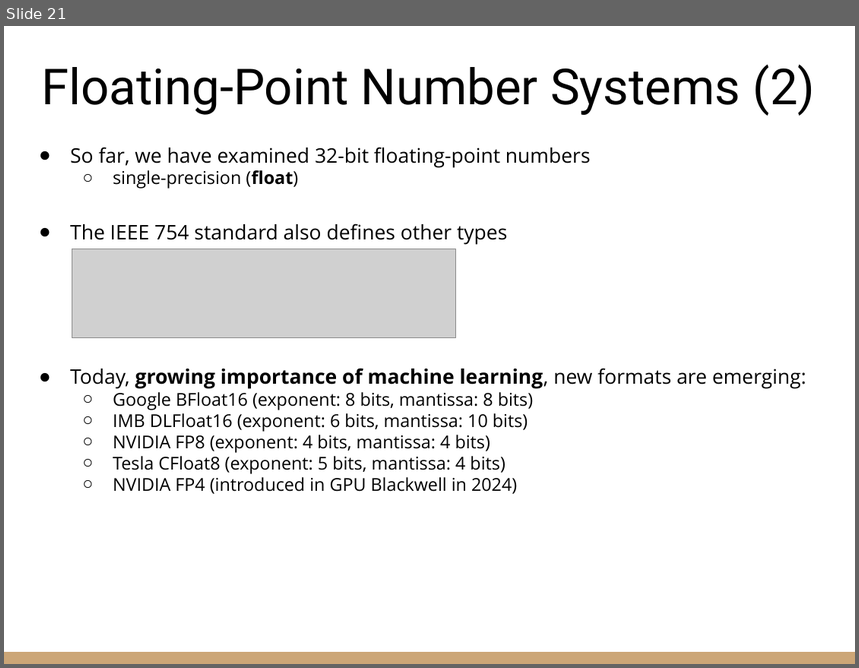
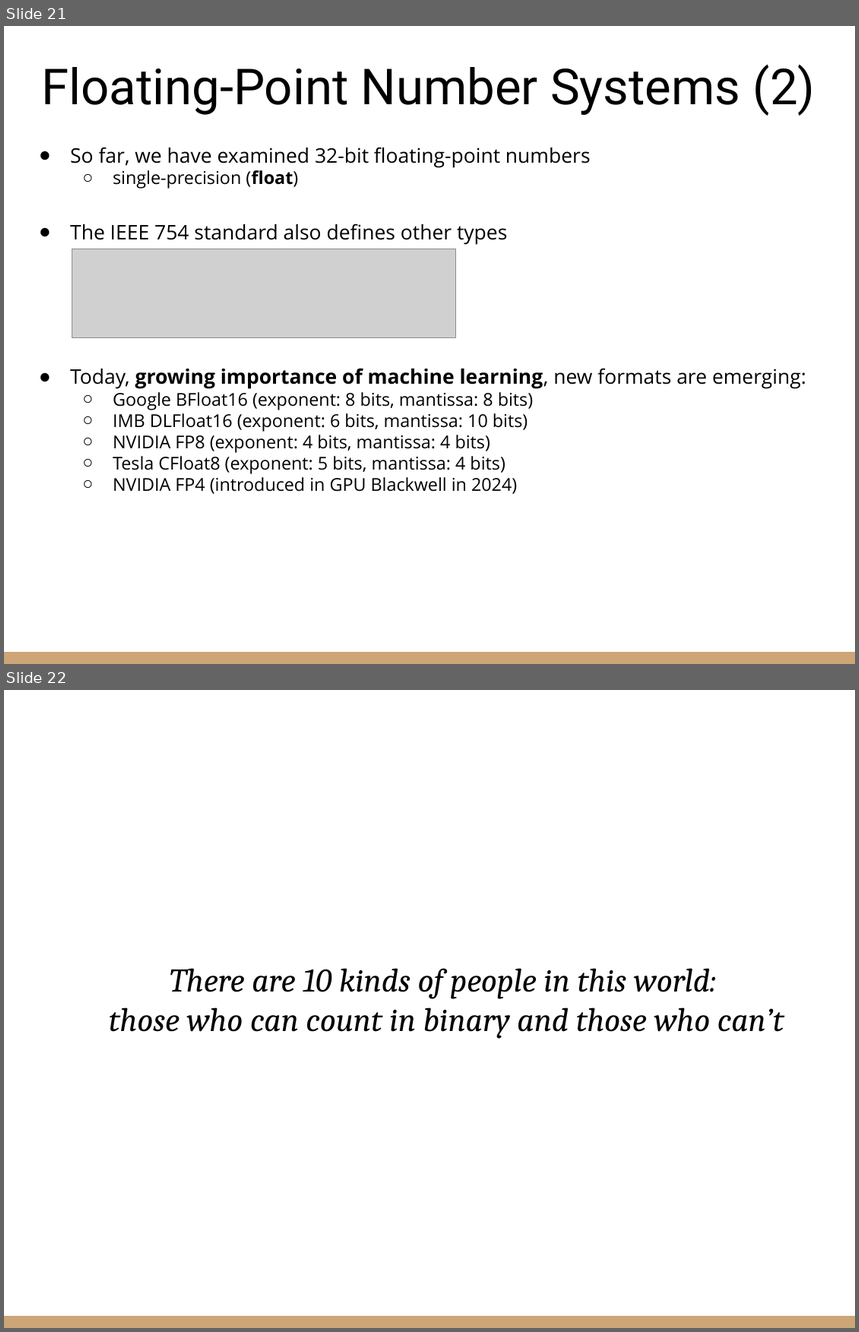
Before and after one commit to riccardoberta/esd, a slide deck: 02 - Data Representation/slides.pptx. Shown one above the other, each under a label of ours: slide 21 before the commit, slides 21 and 22 after it. The pictures are 859x668 and 859x1332 pixels, drawn with LibreOffice and Linux fonts; fonts in the diff are those of the drawing; grey boxes stand for pictures. Boxes give left, top, right and bottom in pixels: in the first picture for what was removed or moved away, otherwise in the second. Text is boxed around its words. In the diff, an @@ line names an element or a change of style, - is before the commit and + after.

```diff
--- a/02 - Data Representation/slides.pptx
+++ b/02 - Data Representation/slides.pptx
@@ slide 22 added at (x1=4, y1=690, x2=855, y2=1328), background #FFFFFF; not listed: 1 template element that a slide beside it also shows @@
@@ text added at (x1=109, y1=968, x2=785, y2=1039), 28 pt, text #000000, italic @@
+There are 10 kinds of people in this world:
+those who can count in binary and those who can’t
```
Also in this commit, not shown: 5 other files.
